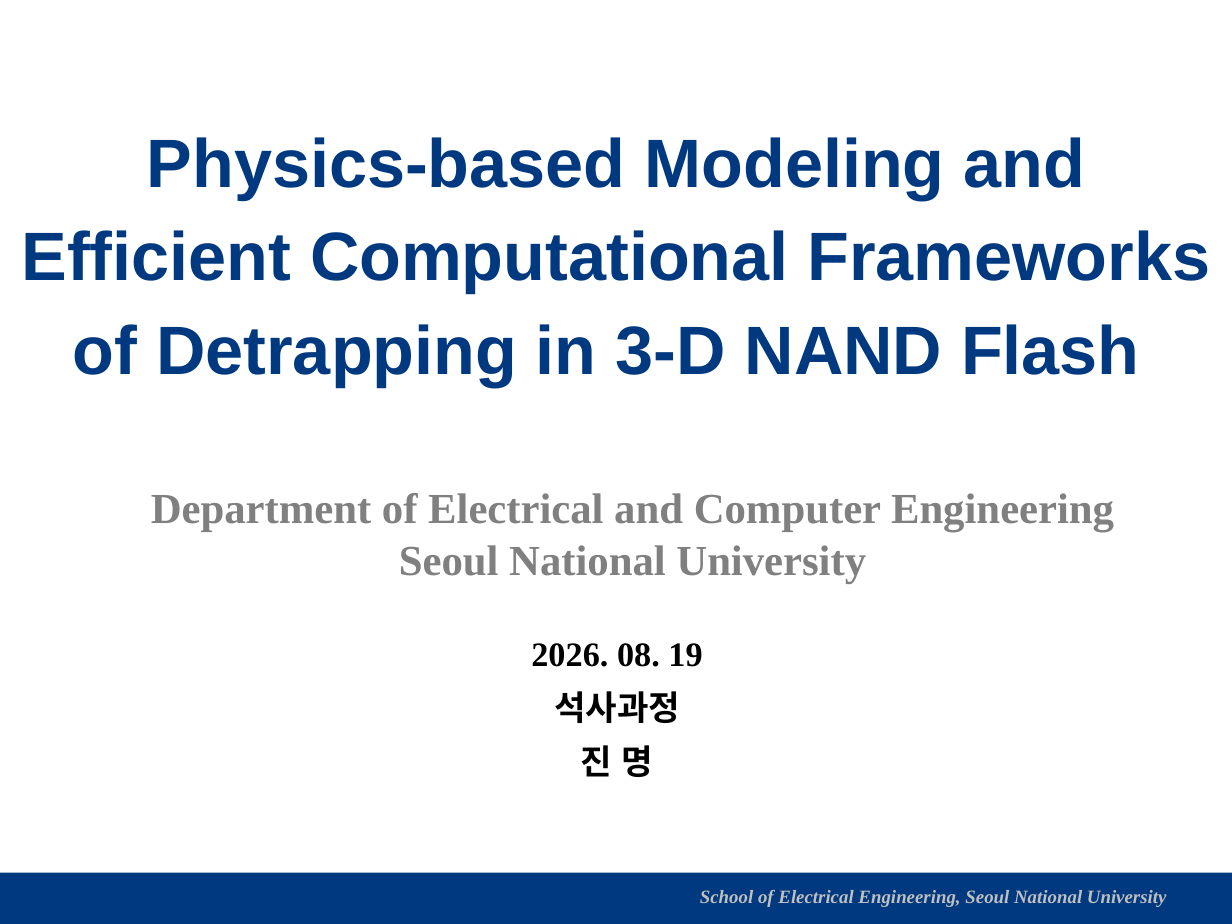
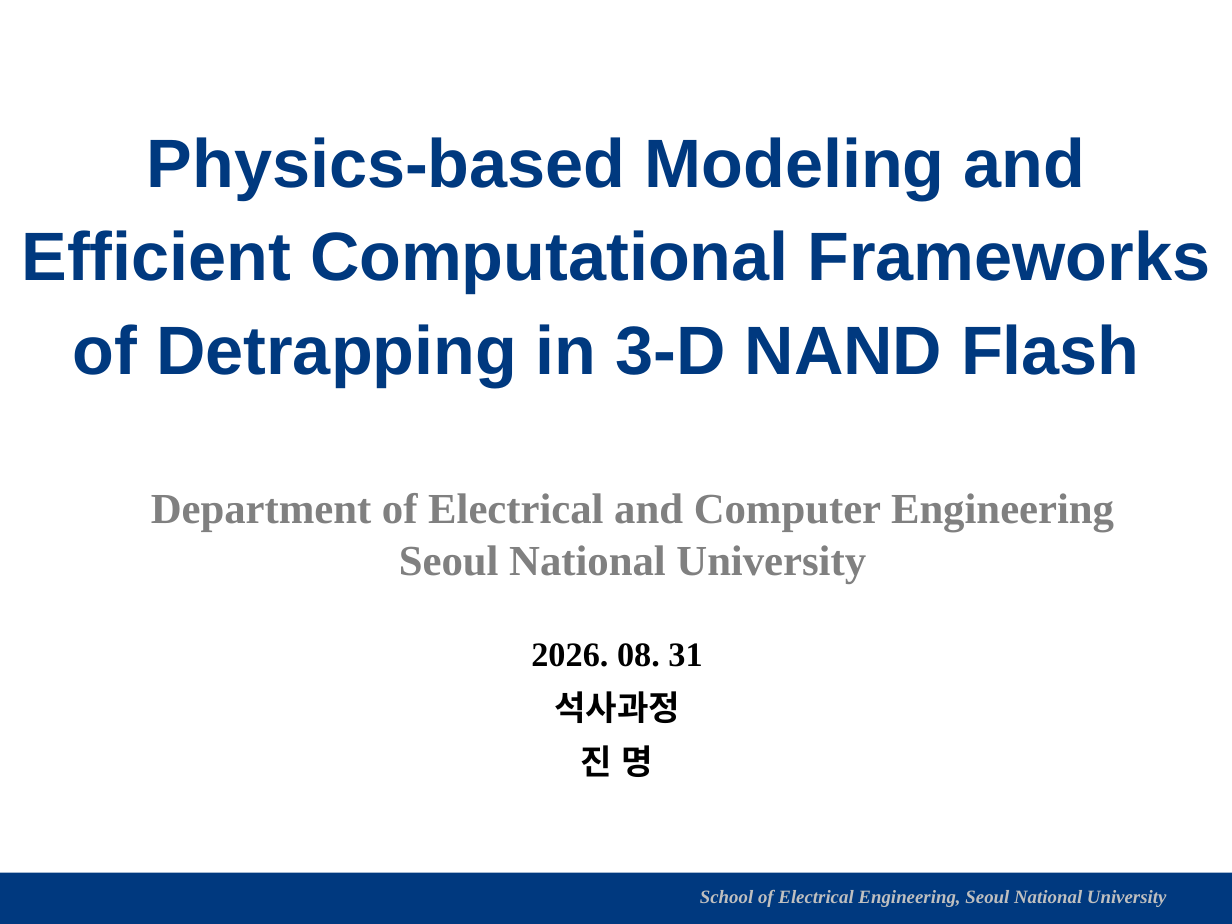
Before and after one commit to vectorcont62-dev/Graduation-SNU-MS, a slide deck: slide 1 of 진명 석사졸업 연구 정리 - 피드백 반영.pptx. Drawn at 1232x924 pixels with LibreOffice and Linux fonts; fonts in the diff are those of the drawing; background and template pictures are left out. Boxes give left, top, right and bottom in pixels: in the first picture for what was removed or moved away, otherwise in the second. Text is boxed around its words. In the diff, an @@ line names an element or a change of style, - is before the commit and + after.

Commit message:
Phonon assisted model added, presentation all edited

```diff
--- a/진명 석사졸업 연구 정리 - 피드백 반영.pptx
+++ b/진명 석사졸업 연구 정리 - 피드백 반영.pptx
@@ text at (531,643,702,667): text changed @@
-2026. 08. 19
+2026. 08. 31
```
Also in this commit, not shown: 6 other slides changed, 1 slide added, 1 slide removed, 1 other file.
